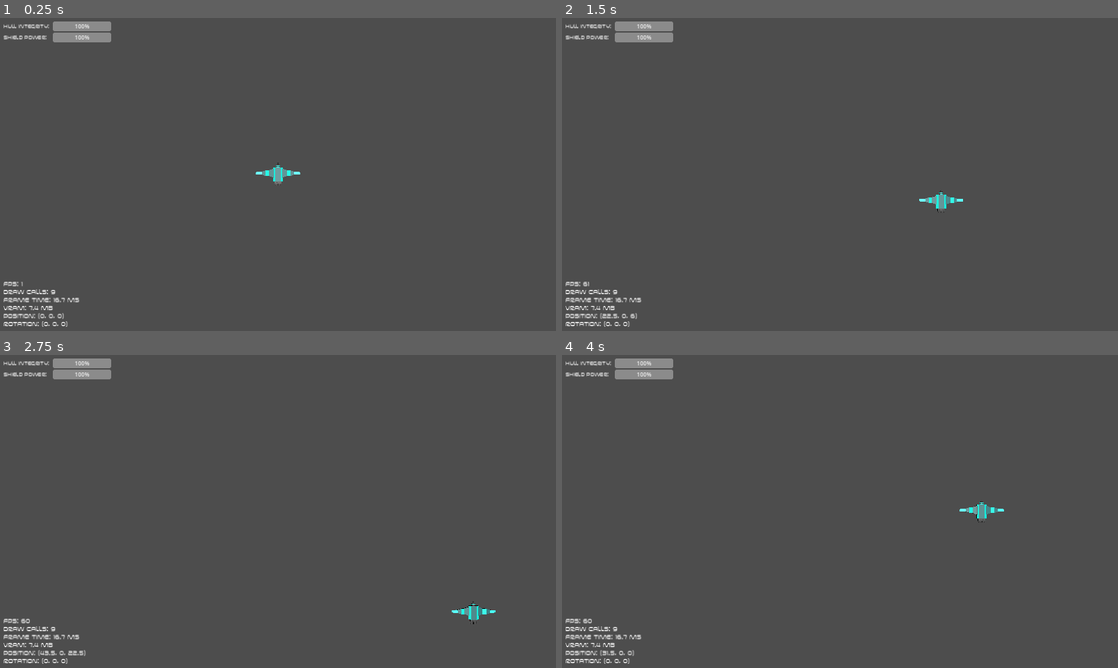
Above: before the commit, frames 1-4 (two rows, left to right).
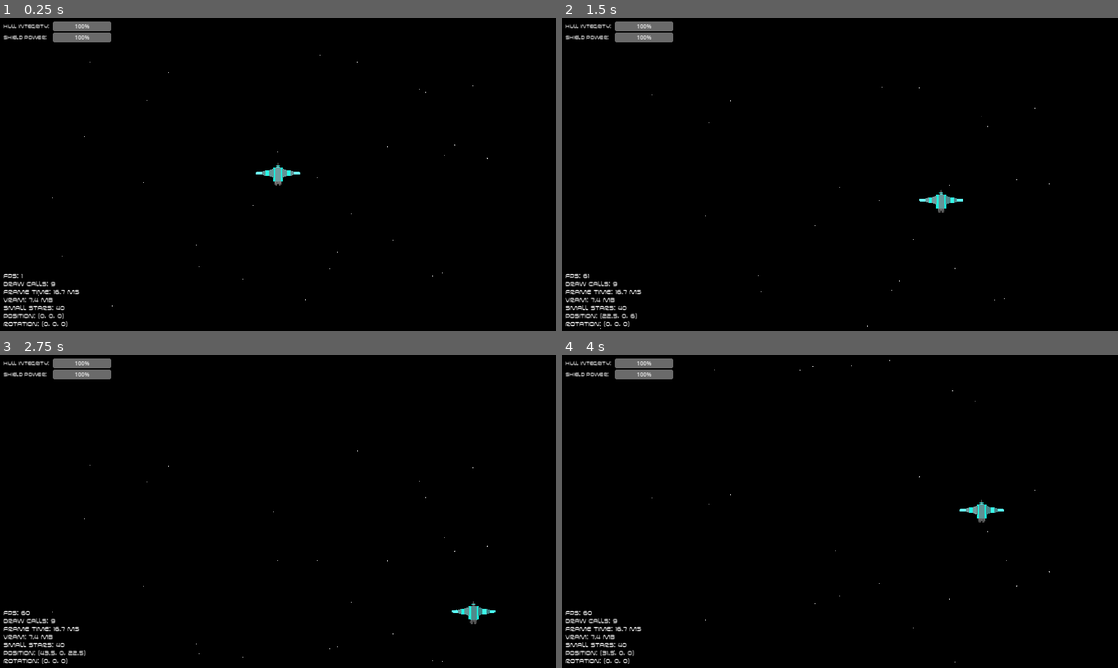
Above: after the commit, the same moments.

Repository: ccozad/space-shooter-godot-4
Game: Godot game, scene res://main.tscn
Two runs of this game, one before a commit and one after it. Both use one fixed random seed, a clock stepped at 60 frames per second and the inputs below.
Inputs:
- Up to frame 1 (0.25 s): no input
- Up to frame 2 (1.5 s): hold D (move_right) 0.53-1.28 s; hold S (move_down) from 1.28 s (still down)
- Up to frame 3 (2.75 s): release S (move_down) at 2.03 s; hold D (move_right) from 2.03 s (still down)
- Up to frame 4 (4 s): release D (move_right) at 2.78 s; hold W (move_up) 2.78-3.53 s; hold A (move_left) from 3.53 s (still down)

The runs differ from the first frame. In frame 1, 100% of the frame differs, in the area x 0-100%, y 0-100%; in frame 2, 100%; in frame 3, 100%; in frame 4, 100%.

Commit message:
Boundaries, scrolling starfield background

Diff:
--- /dev/null
+++ b/autoload/game_manager.gd
@@ -0,0 +1,47 @@
+extends Node
+
+@onready var SMALL_STAR = preload("res://scenes/small_star.tscn")
+
+var boundary = {
+	"left": 0.0,
+	"right": 0.0,
+	"top": 0.0,
+	"bottom": 0.0
+}
+
+var boundary_margin = 10.0
+
+func set_boundary(left, right, top, bottom):
+	boundary.left = left
+	boundary.right = right
+	boundary.top = top
+	boundary.bottom = bottom
+
+func is_in_boundary(node, add_margin = true):
+	var margin = boundary_margin if add_margin else 0.0
+	return (node.global_position.x > boundary.left - margin
+		and node.global_position.x < boundary.right + margin
+		and node.global_position.z > boundary.top - margin
+		and node.global_position.z < boundary.bottom + margin)
+
+func spawn_stars(root_node):
+	for i in 40:
+		spawn_star(root_node, false)
+
+func spawn_star(root_node, on_top):
+	var star = SMALL_STAR.instantiate()
+	star.init(
+		randf_range(boundary.left, boundary.right),
+		randf_range(-20.0, -50),
+		boundary.top - boundary_margin if on_top else randf_range(boundary.top, boundary.bottom),
+		randf_range(0.02, 0.2)
+	)
+	root_node.add_child(star)
+
+func process_background(root_node, delta):
+	for small_star in get_tree().get_nodes_in_group("small_star"):
+		small_star.global_position.z += small_star.vertical_speed * delta
+		var z = small_star.position.z
+		if z > boundary.bottom + boundary_margin:
+			small_star.queue_free()
+			spawn_star(root_node, true)
--- a/main.gd
+++ b/main.gd
@@ -6,9 +6,16 @@
 
 # Called when the node enters the scene tree for the first time.
 func _ready() -> void:
+	GameManager.set_boundary(
+		$"Boundary/LeftWall".position.x,
+		$"Boundary/RightWall".position.x,
+		$"Boundary/TopWall".position.z,
+		$"Boundary/BottomWall".position.z
+	)
+	GameManager.spawn_stars(self)
 	debug.init(ship_1)
 
 
 # Called every frame. 'delta' is the elapsed time since the previous frame.
 func _process(delta: float) -> void:
-	pass
+	GameManager.process_background(self, delta)
--- a/main.tscn
+++ b/main.tscn
@@ -4,12 +4,10 @@
 [ext_resource type="Script" path="res://main.gd" id="1_qjydq"]
 [ext_resource type="PackedScene" uid="uid://i25aas33a7am" path="res://scenes/HUD.tscn" id="2_sp3qy"]
 [ext_resource type="PackedScene" uid="uid://bdp5nd7vu83tn" path="res://scenes/ship_1.tscn" id="3_wmjkf"]
+[ext_resource type="PackedScene" uid="uid://c2r2uug0o8xbm" path="res://scenes/boundary.tscn" id="5_fr5dm"]
 
-[sub_resource type="BoxShape3D" id="BoxShape3D_r0lcl"]
-size = Vector3(1, 29, 100)
-
-[sub_resource type="BoxShape3D" id="BoxShape3D_kvirg"]
-size = Vector3(200, 29, 1)
+[sub_resource type="Environment" id="Environment_otv2b"]
+background_mode = 1
 
 [node name="MainRoot" type="Node3D"]
 script = ExtResource("1_qjydq")
@@ -36,28 +34,7 @@
 
 [node name="ship_1" parent="." instance=ExtResource("3_wmjkf")]
 
-[node name="Boundary" type="Node3D" parent="."]
+[node name="Boundary" parent="." instance=ExtResource("5_fr5dm")]
 
-[node name="LeftWall" type="StaticBody3D" parent="Boundary"]
-transform = Transform3D(1, 0, 0, 0, 1, 0, 0, 0, 1, -65, 0, 0)
-
-[node name="CollisionShape3D" type="CollisionShape3D" parent="Boundary/LeftWall"]
-shape = SubResource("BoxShape3D_r0lcl")
-
-[node name="RightWall" type="StaticBody3D" parent="Boundary"]
-transform = Transform3D(1, 0, 0, 0, 1, 0, 0, 0, 1, 65, 0, 0)
-
-[node name="CollisionShape3D" type="CollisionShape3D" parent="Boundary/RightWall"]
-shape = SubResource("BoxShape3D_r0lcl")
-
-[node name="TopWall" type="StaticBody3D" parent="Boundary"]
-transform = Transform3D(1, 0, 0, 0, 1, 0, 0, 0, 1, 0, 0, -35)
-
-[node name="CollisionShape3D" type="CollisionShape3D" parent="Boundary/TopWall"]
-shape = SubResource("BoxShape3D_kvirg")
-
-[node name="BottomWall" type="StaticBody3D" parent="Boundary"]
-transform = Transform3D(1, 0, 0, 0, 1, 0, 0, 0, 1, 0, 0, 37)
-
-[node name="CollisionShape3D" type="CollisionShape3D" parent="Boundary/BottomWall"]
-shape = SubResource("BoxShape3D_kvirg")
+[node name="WorldEnvironment" type="WorldEnvironment" parent="."]
+environment = SubResource("Environment_otv2b")
--- a/project.godot
+++ b/project.godot
@@ -18,6 +18,7 @@
 [autoload]
 
 Utils="*res://autoload/utils.gd"
+GameManager="*res://autoload/game_manager.gd"
 
 [display]
 
@@ -34,6 +35,10 @@
 [filesystem]
 
 import/blender/enabled=false
+
+[global_group]
+
+small_star=""
 
 [input]
 
--- /dev/null
+++ b/scenes/boundary.tscn
@@ -0,0 +1,33 @@
+[gd_scene load_steps=3 format=3 uid="uid://c2r2uug0o8xbm"]
+
+[sub_resource type="BoxShape3D" id="BoxShape3D_r0lcl"]
+size = Vector3(1, 29, 100)
+
+[sub_resource type="BoxShape3D" id="BoxShape3D_kvirg"]
+size = Vector3(200, 29, 1)
+
+[node name="Boundary" type="Node3D"]
+
+[node name="LeftWall" type="StaticBody3D" parent="."]
+transform = Transform3D(1, 0, 0, 0, 1, 0, 0, 0, 1, -65, 0, 0)
+
+[node name="CollisionShape3D" type="CollisionShape3D" parent="LeftWall"]
+shape = SubResource("BoxShape3D_r0lcl")
+
+[node name="RightWall" type="StaticBody3D" parent="."]
+transform = Transform3D(1, 0, 0, 0, 1, 0, 0, 0, 1, 65, 0, 0)
+
+[node name="CollisionShape3D" type="CollisionShape3D" parent="RightWall"]
+shape = SubResource("BoxShape3D_r0lcl")
+
+[node name="TopWall" type="StaticBody3D" parent="."]
+transform = Transform3D(1, 0, 0, 0, 1, 0, 0, 0, 1, 0, 0, -35)
+
+[node name="CollisionShape3D" type="CollisionShape3D" parent="TopWall"]
+shape = SubResource("BoxShape3D_kvirg")
+
+[node name="BottomWall" type="StaticBody3D" parent="."]
+transform = Transform3D(1, 0, 0, 0, 1, 0, 0, 0, 1, 0, 0, 37)
+
+[node name="CollisionShape3D" type="CollisionShape3D" parent="BottomWall"]
+shape = SubResource("BoxShape3D_kvirg")
--- a/scenes/debug.gd
+++ b/scenes/debug.gd
@@ -5,6 +5,7 @@
 var draw_calls = 0
 var frame_time = 0
 var VRAM = 0
+var small_star_count = 0
 var player
 var data
 
@@ -21,10 +22,12 @@
 		draw_calls = RenderingServer.get_rendering_info(RenderingServer.RENDERING_INFO_TOTAL_DRAW_CALLS_IN_FRAME)
 		frame_time = delta
 		VRAM = RenderingServer.get_rendering_info(RenderingServer.RENDERING_INFO_VIDEO_MEM_USED) / 1024.0 / 1024.0
+		small_star_count = get_tree().get_nodes_in_group("small_star").size()
 		data = "FPS: " + str(FPS) + "\n" + \
 		"Draw calls: " + str(draw_calls) + "\n" + \
 		"Frame time: " + "%0.1f" % (frame_time * 1000) + " ms\n" + \
-		"VRAM: " + "%0.1f" % VRAM + " MB\n"
+		"VRAM: " + "%0.1f" % VRAM + " MB\n" + \
+		"small stars: " + str(small_star_count) + "\n"
 
 		if Utils.is_valid_node(player):
 			data += "Position: " + str(player.global_position) + "\n" + \
--- /dev/null
+++ b/scenes/small_star.gd
@@ -0,0 +1,8 @@
+extends Node3D
+
+var vertical_speed
+
+func init(x, y, z, size):
+	translate(Vector3(x, y, z))
+	scale = Vector3(size, size, size)
+	vertical_speed = (100.0 + y) / 10.0
--- /dev/null
+++ b/scenes/small_star.tscn
@@ -0,0 +1,18 @@
+[gd_scene load_steps=4 format=3 uid="uid://j8dq35uqtnv2"]
+
+[ext_resource type="Script" path="res://scenes/small_star.gd" id="1_0gdp0"]
+
+[sub_resource type="StandardMaterial3D" id="StandardMaterial3D_cru4h"]
+
+[sub_resource type="SphereMesh" id="SphereMesh_njbt8"]
+material = SubResource("StandardMaterial3D_cru4h")
+radius = 1.0
+radial_segments = 16
+rings = 1
+is_hemisphere = true
+
+[node name="SmallStar" type="Node3D" groups=["small_star"]]
+script = ExtResource("1_0gdp0")
+
+[node name="MeshInstance3D" type="MeshInstance3D" parent="."]
+mesh = SubResource("SphereMesh_njbt8")
